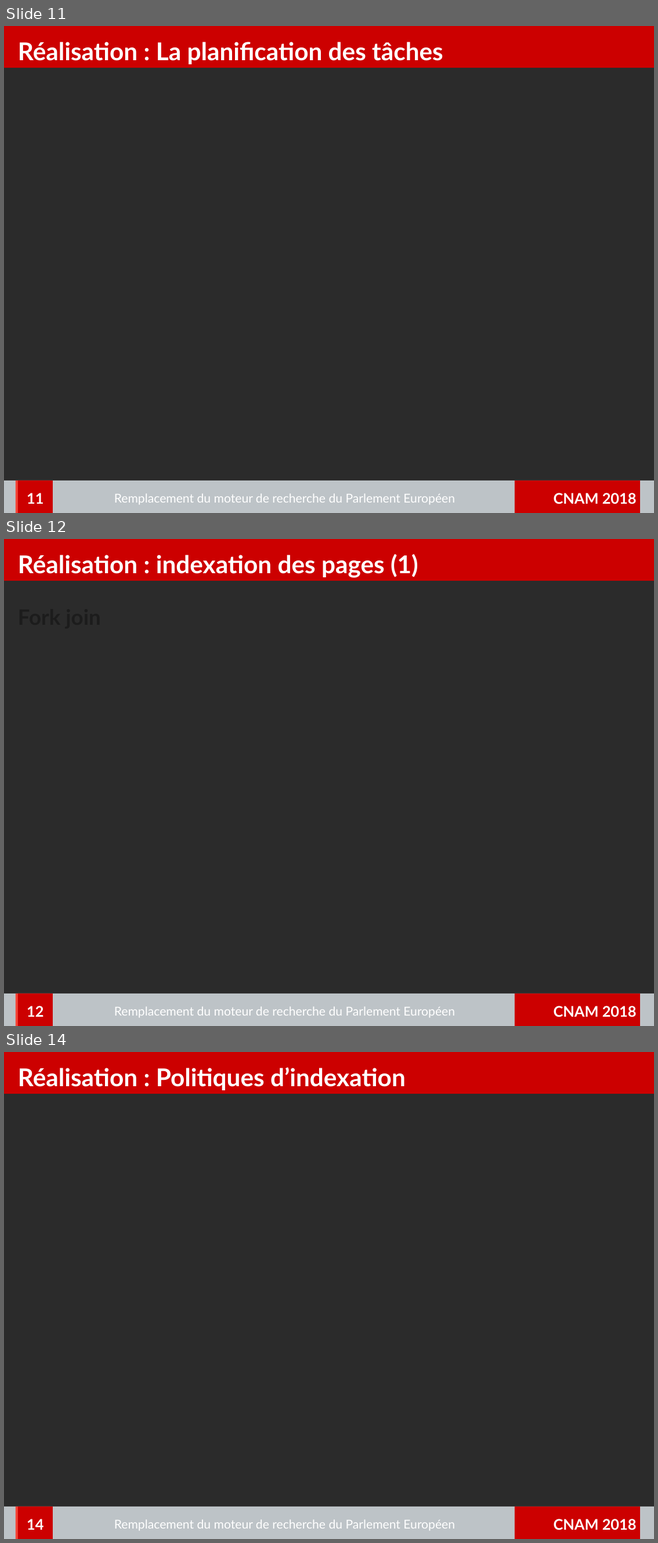
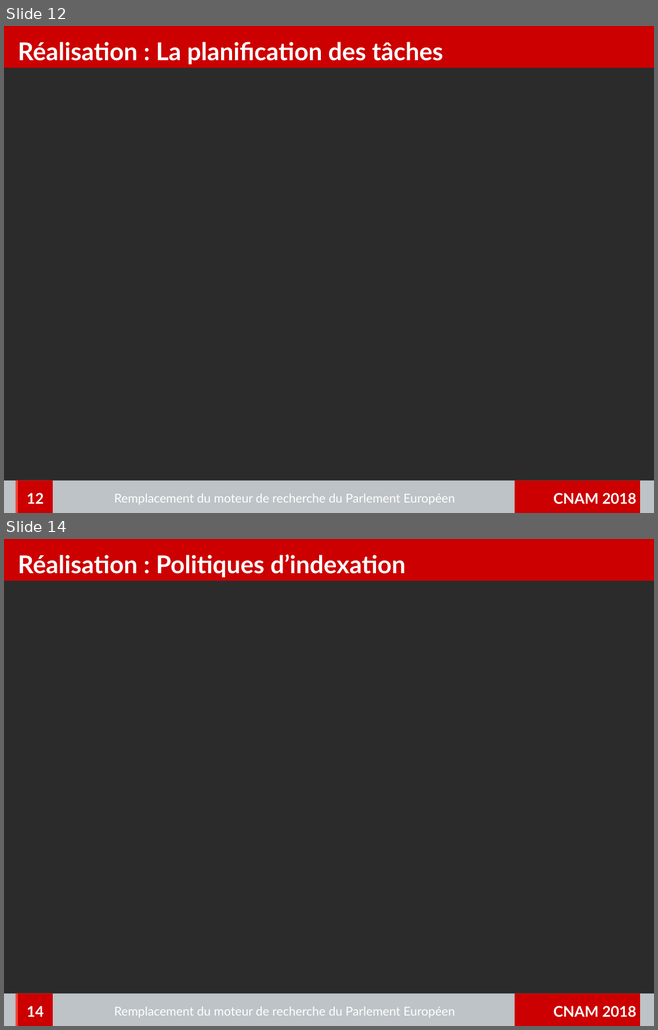
Before and after one commit to charleshuber/4tfront, a slide deck: memoire/presentation/memoire_presentation.odp. Shown one above the other, each under a label of ours: slides 11, 12 and 14 before the commit, slides 12 and 14 after it; the slides between them are not shown. The pictures are 658x1543 and 658x1030 pixels, drawn with LibreOffice and Linux fonts; fonts in the diff are those of the drawing; background and template pictures are left out; a plain dark background stands for a picture behind light text. Boxes give left, top, right and bottom in pixels: in the first picture for what was removed or moved away, otherwise in the second. Text is boxed around its words. In the diff, an @@ line names an element or a change of style, - is before the commit and + after.

```diff
--- a/memoire/presentation/memoire_presentation.odp
+++ b/memoire/presentation/memoire_presentation.odp
@@ slide 12 removed at box(4, 539, 654, 1026), background picture (left out); not listed: 4 template elements that a slide beside it also shows @@
@@ title removed at box(18, 554, 418, 578) @@
-Réalisation : indexation des pages (1)
@@ text removed at box(18, 604, 640, 980) @@
-Fork join
@@ page number removed at box(18, 994, 53, 1026) @@
-12
@@ text removed at box(114, 1007, 455, 1018) @@
-Remplacement du moteur de recherche du Parlement Européen
@@ what was slide 11 is now slide 12 @@
@@ page number at box(27, 493, 43, 504): text changed @@
-11
+12
```
Also in this commit, not shown: 6 slides changed, 1 slide added, 5 other files.
